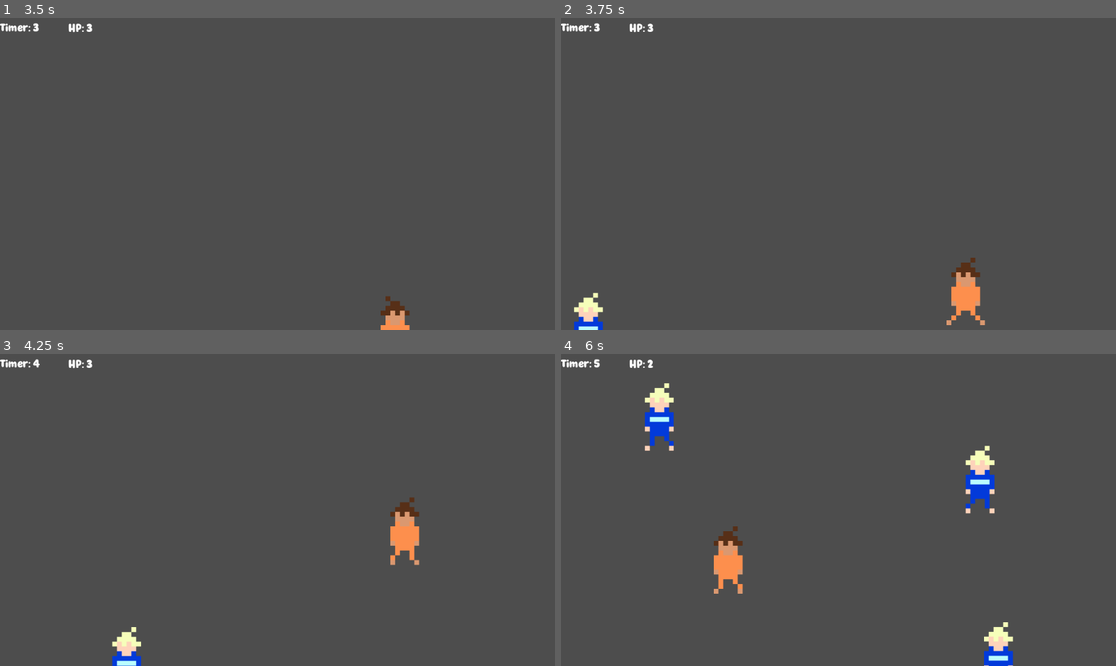
Above: before the commit, frames 1-4 (two rows, left to right).
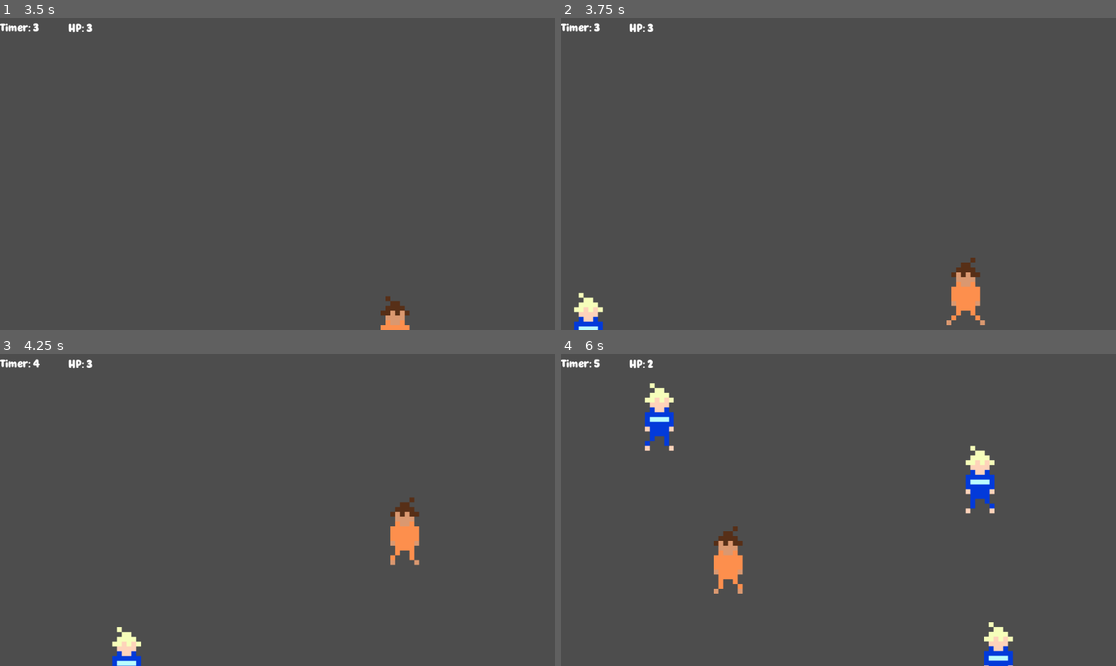
Above: after the commit, the same moments.

Repository: Starlight-dev-gen/Riot-Sim
Game: Godot game, scene res://riot-simulator/Scenes/Main_Menu.tscn
The game is run twice, just before and just after one commit, with the same random seed, the same clock (stepped at 60 frames per second) and the same inputs.
Inputs (mouse positions are in pixels of both pictures, inside the frame that each line leads up to):
- Up to frame 1 (3.5 s): click "Play!" at 0.5 s; tap Enter at 1.25 s; move the mouse to (399, 158) at 1.27 s; hold D (Move_right) 1.28-2.03 s; click (399, 158) at 1.42 s; tap Space at 1.52, 2.27 s; move the mouse to (166, 189) at 2.02 s; hold S (Move_down) 2.03-2.78 s; move the mouse to (333, 105) at 2.77 s; hold D (Move_right) from 2.78 s (still down)
- Up to frame 2 (3.75 s): move the mouse to (810, 236) at 3.52 s; release D (Move_right) at 3.53 s; hold W (Move_up) from 3.53 s (still down); click (810, 236) at 3.67 s
- Up to frame 3 (4.25 s): keep holding W (Move_up); tap Space at 3.77 s
- Up to frame 4 (6 s): move the mouse to (1005, 556) at 4.27 s; release W (Move_up) at 4.28 s; hold A (Move_left) 4.28-5.78 s; tap Space at 4.52, 5.27 s; move the mouse to (672, 463) at 5.02 s; move the mouse to (866, 510) at 5.77 s; hold S (Move_down) from 5.78 s (still down); click (866, 510) at 5.92 s

Frame 1 is identical in both runs. In frame 2, less than 0.1% of the frame differs, in the area x 3-7%, y 87-95%; in frame 3, less than 0.1%; in frame 4, 0.4%, in the area x 15-81%, y 9-93%.

Commit message:
Add files via upload

Diff:
--- a/riot-simulator/Scripts/enemy.gd
+++ b/riot-simulator/Scripts/enemy.gd
@@ -8,7 +8,7 @@
 
 # Called every frame. 'delta' is the elapsed time since the previous frame.
 func _process(delta: float) -> void:
-	pass
+	get_node("AnimatedSprite2D").flip_h = linear_velocity.x >= 0
 
 
 func _on_visible_on_screen_notifier_2d_screen_exited() -> void:
--- a/riot-simulator/Scripts/main.gd
+++ b/riot-simulator/Scripts/main.gd
@@ -64,7 +64,7 @@
 	# enemy.linear_velocity = velocity.rotated(direction) # Turn vector to direction.
 	enemy.linear_velocity = Vector2(direction.x, direction.y)
 	# enemy.linear_velocity = enemy.linear_velocity.normalized() * enemy.linear_velocity.length()
-	if (sqrt(enemy.linear_velocity.x ** 2 + enemy.linear_velocity.y **2) > 600): # change number from static to fraction of screen size
+	if (sqrt(enemy.linear_velocity.x ** 2 + enemy.linear_velocity.y **2) > 600):
 		var lambda = 600 ** 2 / (enemy.linear_velocity.x ** 2 + enemy.linear_velocity.y ** 2)
 		enemy.linear_velocity.x *= lambda
 		enemy.linear_velocity.y *= lambda
